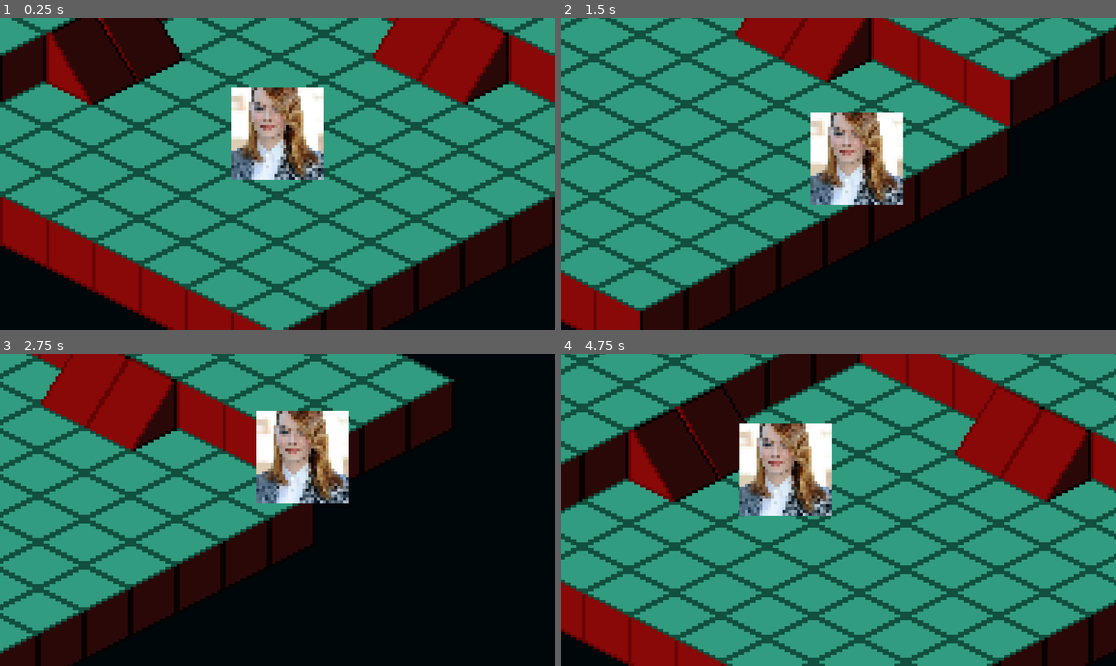
Above: before the commit, frames 1-4 (two rows, left to right).
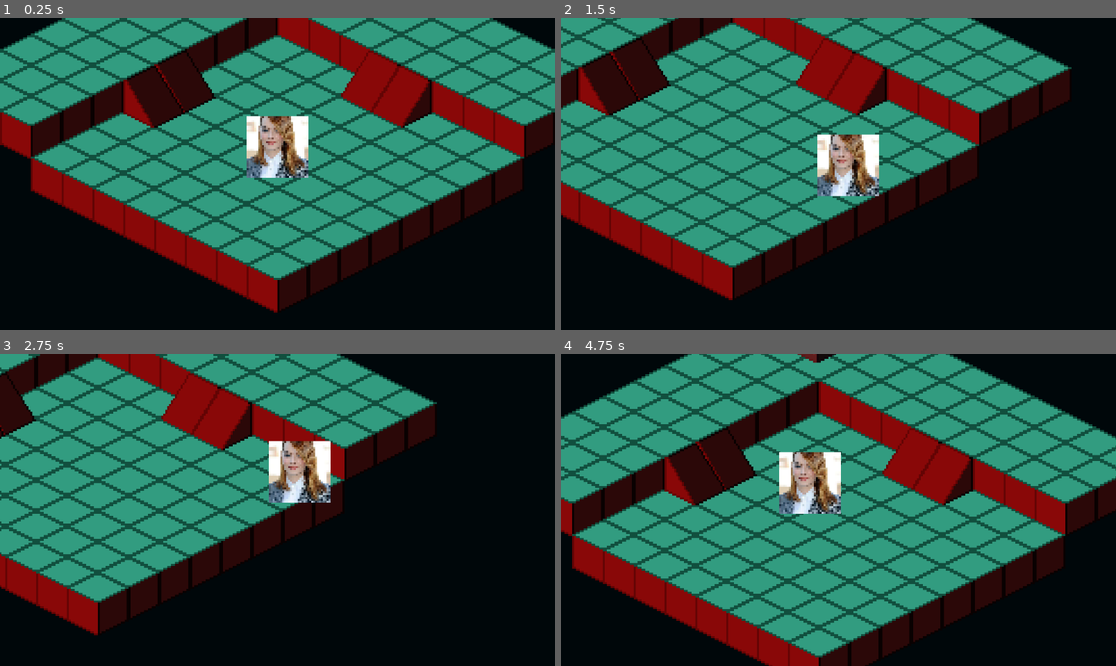
Above: after the commit, the same moments.

Repository: a-v-novikov/game-jam-w26
Game: Godot game, scene res://scenes/node_2d.tscn
The game is run twice, just before and just after one commit, with the same random seed, the same clock (stepped at 60 frames per second) and the same inputs.
Inputs:
- Up to frame 1 (0.25 s): no input
- Up to frame 2 (1.5 s): tap Enter at 0.5 s; hold Right (ui_right) 0.53-1.28 s; hold E (interact) 0.53-1.28 s; hold Down (ui_down) from 1.28 s (still down); tap E (interact) at 1.35 s
- Up to frame 3 (2.75 s): release Down (ui_down) at 2.03 s; hold Right (ui_right) from 2.03 s (still down); hold E (interact) from 2.03 s (still down)
- Up to frame 4 (4.75 s): release Right (ui_right) at 2.78 s; release E (interact) at 2.78 s; hold Up (ui_up) 2.78-3.53 s; tap E (interact) at 2.85, 4.35 s; hold E (interact) 3.53-4.28 s; hold Left (ui_left) from 3.53 s (still down)

The runs differ from the first frame. In frame 1, 71% of the frame differs, in the area x 0-100%, y 0-100%; in frame 2, 45%; in frame 3, 31%; in frame 4, 74%.

Commit message:
Changed font

Diff:
--- a/purple-game/interaction_components/interacting_component.tscn
+++ b/purple-game/interaction_components/interacting_component.tscn
@@ -1,12 +1,16 @@
 [gd_scene format=3 uid="uid://l2ym1l20fpe5"]
 
 [ext_resource type="Script" uid="uid://bm2cldqaymsdb" path="res://interaction_components/interacting_component.gd" id="1_xa01l"]
+[ext_resource type="FontFile" uid="uid://byxvxxcsotdhr" path="res://assets/font/GomePixel-ARJd7.otf" id="2_1m31a"]
 
 [sub_resource type="CircleShape2D" id="CircleShape2D_lqmmv"]
 radius = 6.0
 
 [sub_resource type="LabelSettings" id="LabelSettings_xa01l"]
+font = ExtResource("2_1m31a")
 font_size = 12
+outline_size = 3
+outline_color = Color(0.003250772, 0.10602874, 0.14362288, 1)
 
 [node name="InteractingComponent" type="Node2D" unique_id=182035103]
 script = ExtResource("1_xa01l")
@@ -20,6 +24,7 @@
 
 [node name="InteractLabel" type="Label" parent="." unique_id=1868957569]
 z_index = 10
+texture_filter = 1
 anchors_preset = 8
 anchor_left = 0.5
 anchor_top = 0.5
--- a/purple-game/scenes/node_2d.tscn
+++ b/purple-game/scenes/node_2d.tscn
@@ -78,7 +78,7 @@
 motion_mode = 0
 
 [node name="Camera2D" type="Camera2D" parent="Entities/Emma" unique_id=1989916760]
-zoom = Vector2(6, 6)
+zoom = Vector2(4, 4)
 position_smoothing_enabled = true
 
 [node name="Transformer" parent="Entities" unique_id=631186918 instance=ExtResource("4_4vge2")]
--- a/purple-game/scenes/transformer.tscn
+++ b/purple-game/scenes/transformer.tscn
@@ -21,7 +21,7 @@
 shape = SubResource("ConvexPolygonShape2D_cypkt")
 
 [node name="Interactable" parent="." unique_id=1843991552 instance=ExtResource("2_bay5w")]
-interact_name = "TransformerDialogue"
+interact_name = "A transformer box..."
 
 [node name="CollisionShape2D" type="CollisionShape2D" parent="Interactable" unique_id=172355276]
 shape = SubResource("CircleShape2D_1rvo3")
--- a/purple-game/scripts/emma.gd
+++ b/purple-game/scripts/emma.gd
@@ -3,7 +3,7 @@
 func _physics_process(delta: float) -> void:
 	var direction := Input.get_vector("ui_left", "ui_right", "ui_up", "ui_down")
 	if direction != Vector2.ZERO:
-		velocity = direction * 100.0
+		velocity = direction * 80.0
 	else:
 		velocity = Vector2.ZERO
 	move_and_slide()
Binary file added: purple-game/assets/font/GomePixel-ARJd7.otf
Not shown, added: purple-game/assets/font/GomePixel-ARJd7.otf.import
Binary file added: purple-game/assets/font/OldbitzDemo-8OmwJ.ttf
Not shown, added: purple-game/assets/font/OldbitzDemo-8OmwJ.ttf.import
